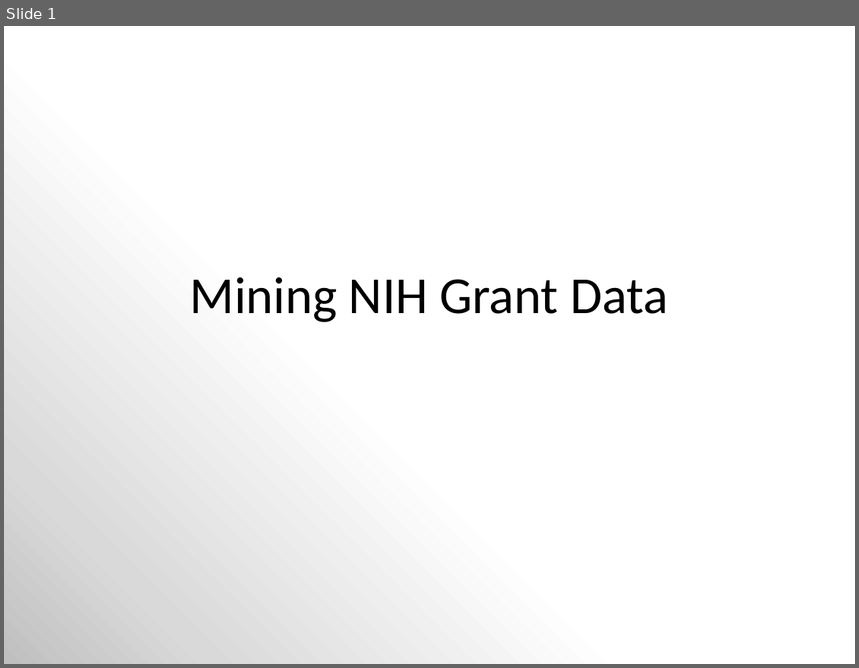
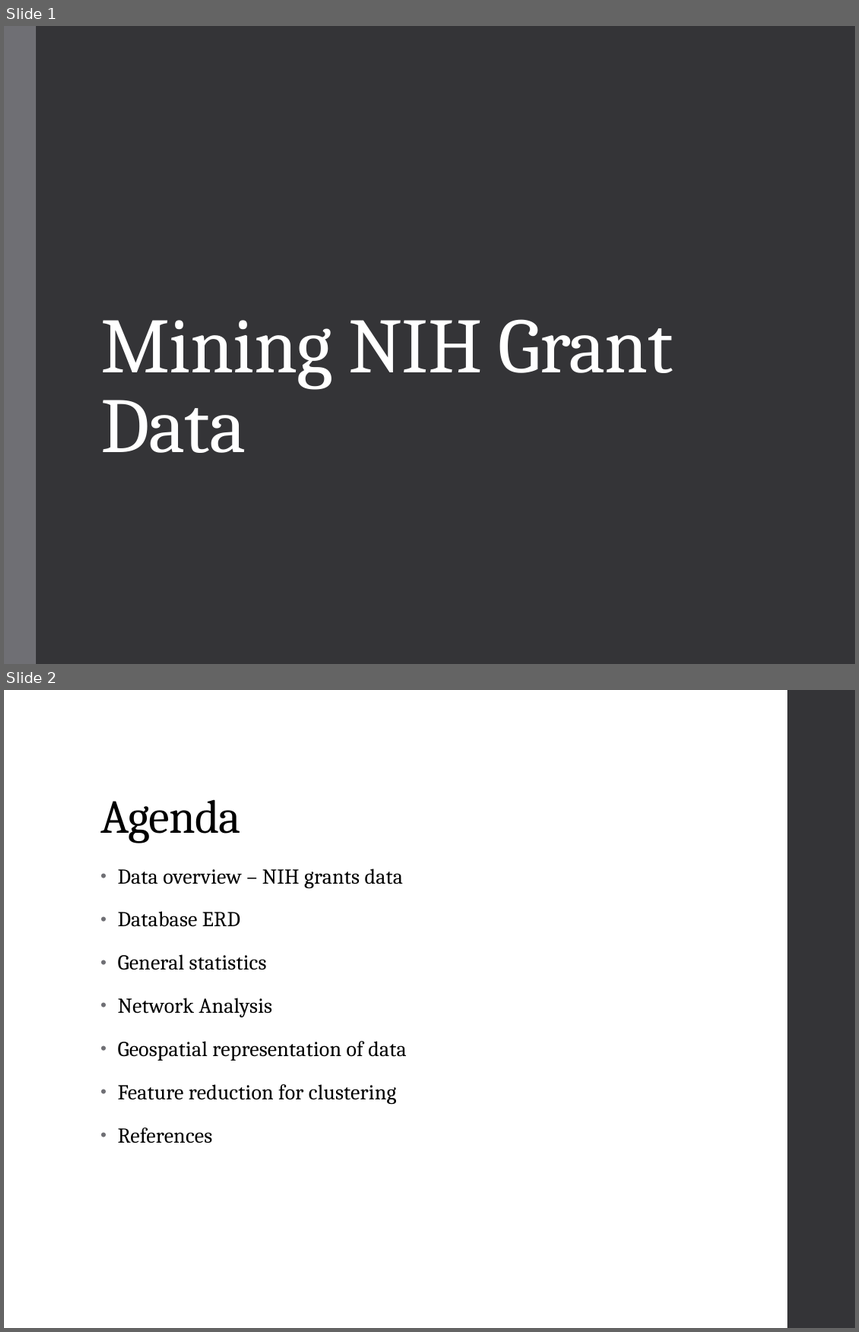
Before and after one commit to MizzouDataMiningCourse-Vaccines/VaccineEffectiveness, a slide deck: docs/Mining NIH Grant Data.pptx. Shown one above the other, each under a label of ours: slide 1 before the commit, slides 1 and 2 after it. The pictures are 859x668 and 859x1332 pixels, drawn with LibreOffice and Linux fonts; fonts in the diff are those of the drawing. Boxes give left, top, right and bottom in pixels: in the first picture for what was removed or moved away, otherwise in the second. Text is boxed around its words. In the diff, an @@ line names an element or a change of style, - is before the commit and + after.

```diff
--- a/docs/Mining NIH Grant Data.pptx
+++ b/docs/Mining NIH Grant Data.pptx
@@ slide 2 added at (x1=4, y1=690, x2=855, y2=1328), background #FFFFFF @@
@@ rectangle added at (x1=788, y1=690, x2=855, y2=1328), fill #353537 @@
@@ title added at (x1=101, y1=799, x2=241, y2=844), 40 pt, text #000000 @@
+Agenda
@@ text added at (x1=118, y1=869, x2=406, y2=1144), 18 pt, text #000000 @@
+• Data overview – NIH grants data
+• Database ERD
+• General statistics
+• Network Analysis
+• Geospatial representation of data
+• Feature reduction for clustering
+• References
@@ slide 1 changed as well @@
@@ background gradient #BFBFBF to #D9D9D9 to #FFFFFF to #353537 @@
@@ rectangle added at (x1=4, y1=26, x2=37, y2=664), fill #6F6F74 @@
@@ title "Mining NIH Grant Data" moved from (x1=190, y1=278, x2=668, y2=322) to (x1=101, y1=319, x2=674, y2=453) @@
@@ title "Mining NIH Grant Data" at (x1=101, y1=319, x2=674, y2=453): size 44 to 66 pt, font Calibri to Cambria, text colour #000000 to #FFFFFF, letter spacing 0 to -0.5 pt; alignment centre to left; line spacing 1 to 0.85; vertical alignment middle to bottom @@
```
Also in this commit, not shown: 11 other slides changed, 2 other slides added, 2 slides removed, 2 other files.
